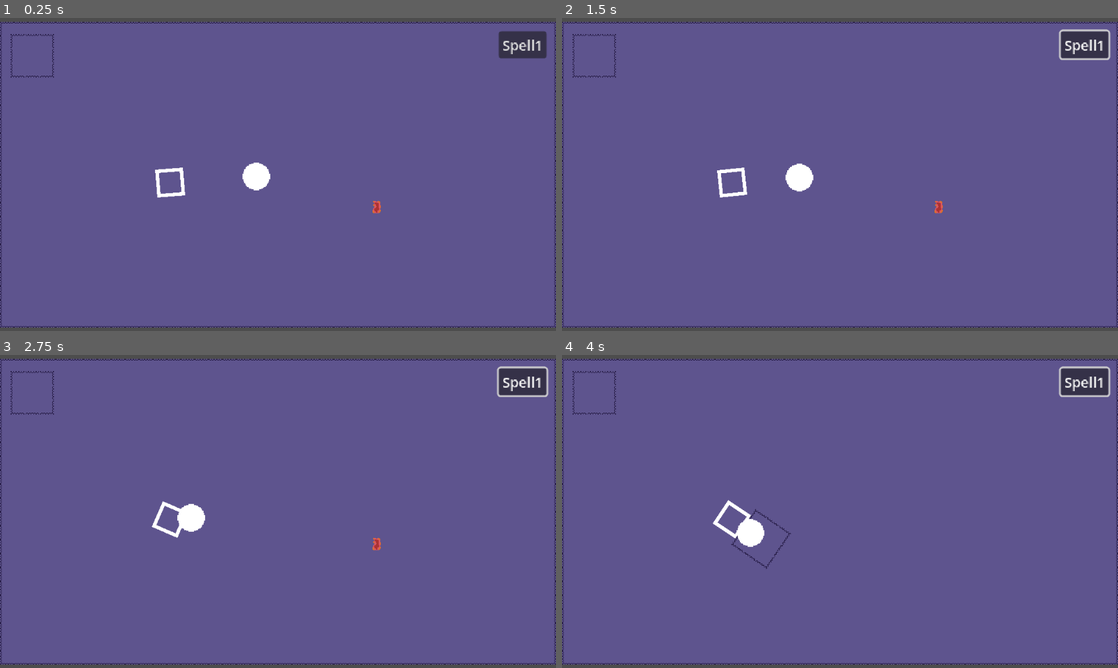
Above: before the commit, frames 1-4 (two rows, left to right).
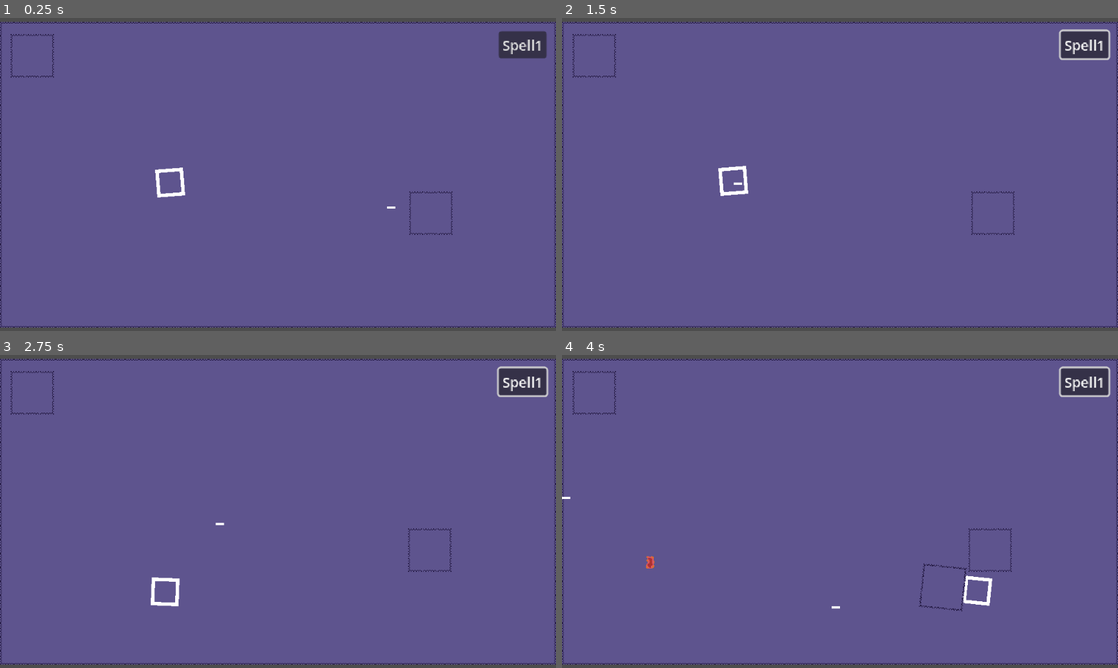
Above: after the commit, the same moments.

Repository: Enoxboo/Project-R
Game: Godot game, scene res://Levels/main_map.tscn
Two runs of this game, one before a commit and one after it. Both use one fixed random seed, a clock stepped at 60 frames per second and the inputs below.
Inputs (mouse positions are in pixels of both pictures, inside the frame that each line leads up to):
- Up to frame 1 (0.25 s): no input
- Up to frame 2 (1.5 s): click "Spell1" at 0.5 s; tap Enter at 1.25 s; move the mouse to (962, 158) at 1.27 s; press the mouse at (962, 158) at 1.28 s; hold D (move_right) from 1.28 s (still down)
- Up to frame 3 (2.75 s): move the mouse to (166, 527) at 2.02 s; release D (move_right) at 2.03 s; release the mouse at (166, 527) at 2.03 s; hold S (move_down) from 2.03 s (still down); click (166, 527) at 2.1 s
- Up to frame 4 (4 s): move the mouse to (895, 442) at 2.77 s; release S (move_down) at 2.78 s; press the mouse at (895, 442) at 2.78 s; hold D (move_right) 2.78-3.53 s; tap Space (dash) at 2.85 s; move the mouse to (812, 574) at 3.52 s; release the mouse at (812, 574) at 3.53 s; hold W (move_up) from 3.53 s (still down); right-click (812, 574) at 3.6 s; click (812, 574) at 3.8 s

The runs differ from the first frame. In frame 1, 0.5% of the frame differs, in the area x 43-82%, y 46-70%; in frame 2, 0.7%; in frame 3, 0.9%; in frame 4, 1.1%, in the area x 0-81%, y 45-82%.
Error before the commit: Parse Error: Identifier "DASH" not declared in the current scope. (res://StateMachine/States/move.gd:10)

Commit message:
feat(enemy): add ranged archer

Diff:
--- a/Enemies/Data/_enemy_data.gd
+++ b/Enemies/Data/_enemy_data.gd
@@ -2,8 +2,16 @@
 
 class_name EnemyData
 
+const ally: bool = false
+
 @export var sprite: Texture2D
 @export var speed: float = 100.0
+@export var damage: int = 1
 @export var stun_duration: float = 1
 @export var stun_resistance: float = 0.0
 @export var initial_state: String = ""
+@export var attack_sprite: Texture2D
+@export var attack_range: float = 200.0
+@export var projectile_speed: float = 1000.0
+@export var projectile_time: float = 10.0
+@export var projectile_stun: float = 1.0
--- /dev/null
+++ b/Enemies/Data/archer_data.tres
@@ -0,0 +1,14 @@
+[gd_resource type="Resource" script_class="EnemyData" load_steps=4 format=3 uid="uid://bbitfa3s8kct5"]
+
+[ext_resource type="Texture2D" uid="uid://uponwqt1ncca" path="res://Projectiles/arrow.png" id="1_04efs"]
+[ext_resource type="Script" uid="uid://b4i58ugq5b8c8" path="res://Enemies/Data/_enemy_data.gd" id="1_jmbjd"]
+[ext_resource type="Texture2D" uid="uid://hcq66343gceq" path="res://Levels/_Sprites/scene.png" id="3_t1q8a"]
+
+[resource]
+script = ExtResource("1_jmbjd")
+sprite = ExtResource("3_t1q8a")
+initial_state = "Chase"
+attack_sprite = ExtResource("1_04efs")
+attack_range = 2000.0
+projectile_speed = 200.0
+metadata/_custom_type_script = "uid://b4i58ugq5b8c8"
--- /dev/null
+++ b/Enemies/archer.tscn
@@ -0,0 +1,12 @@
+[gd_scene load_steps=4 format=3 uid="uid://cmgfukmlgbemc"]
+
+[ext_resource type="PackedScene" uid="uid://syt0a8y6s0xu" path="res://Enemies/base_enemy.tscn" id="1_ikhma"]
+[ext_resource type="Script" uid="uid://4sltsokqf5fd" path="res://StateMachine/States/attack_projectile.gd" id="2_iauhp"]
+[ext_resource type="Resource" uid="uid://bbitfa3s8kct5" path="res://Enemies/Data/archer_data.tres" id="2_m44sb"]
+
+[node name="Archer" instance=ExtResource("1_ikhma")]
+data = ExtResource("2_m44sb")
+
+[node name="AttackProjectile" type="Node" parent="StateMachine" index="2"]
+script = ExtResource("2_iauhp")
+metadata/_custom_type_script = "uid://cpfcabqaqlbxc"
--- a/Enemies/base_enemy.gd
+++ b/Enemies/base_enemy.gd
@@ -7,20 +7,23 @@
 @export var data: EnemyData
 @onready var knockback_timer: Timer = $Timers/KnockbackTimer
 @onready var stun_timer: Timer = $Timers/StunTimer
+@onready var attack_cooldown: Timer = $Timers/AttackCooldown
 
 var player: Player
-var damage: int = 1
 var max_health: int = 10
 var current_health: int
-
+var can_attack = true
 
 func _ready() -> void:
 	current_health = max_health
 	sprite.texture = data.sprite
 	player = get_tree().get_first_node_in_group("Player")
 
-
 func _on_hitbox_area_entered(area: Area2D) -> void:
 	var direction: Vector2 = (area.global_position - global_position).normalized()
 	if area.has_method("take_damage"):
-		area.take_damage(damage, direction, data.stun_duration)
+		area.take_damage(data.damage, direction, data.stun_duration)
+
+
+func _on_attack_cooldown_timeout() -> void:
+	can_attack = true
--- a/Enemies/base_enemy.tscn
+++ b/Enemies/base_enemy.tscn
@@ -65,4 +65,9 @@
 [node name="StunTimer" type="Timer" parent="Timers"]
 one_shot = true
 
+[node name="AttackCooldown" type="Timer" parent="Timers"]
+wait_time = 1.5
+one_shot = true
+
 [connection signal="area_entered" from="Hitbox" to="." method="_on_hitbox_area_entered"]
+[connection signal="timeout" from="Timers/AttackCooldown" to="." method="_on_attack_cooldown_timeout"]
--- a/Levels/main_map.tscn
+++ b/Levels/main_map.tscn
@@ -1,11 +1,10 @@
-[gd_scene load_steps=10 format=4 uid="uid://bvnkyljxinm4e"]
+[gd_scene load_steps=9 format=4 uid="uid://bvnkyljxinm4e"]
 
 [ext_resource type="Texture2D" uid="uid://hcq66343gceq" path="res://Levels/_Sprites/scene.png" id="1_0ltqd"]
 [ext_resource type="PackedScene" uid="uid://damlylql1l7of" path="res://Player/player.tscn" id="2_o06ir"]
-[ext_resource type="PackedScene" uid="uid://syt0a8y6s0xu" path="res://Enemies/base_enemy.tscn" id="3_24ut3"]
 [ext_resource type="PackedScene" uid="uid://cy4rgpb483u7c" path="res://Pickups/companion_placeholder.tscn" id="5_o45qy"]
 [ext_resource type="Resource" uid="uid://davvempunmoqd" path="res://Player/Data/eleanor_data.tres" id="6_eujtv"]
-[ext_resource type="PackedScene" uid="uid://coxir11tq0h7h" path="res://Player/Spells/Spells.tscn" id="6_t7hqy"]
+[ext_resource type="PackedScene" uid="uid://cmgfukmlgbemc" path="res://Enemies/archer.tscn" id="6_t7hqy"]
 [ext_resource type="PackedScene" uid="uid://b6kbs38w4o666" path="res://UI/SpellSelectorButton.tscn" id="7_t7hqy"]
 
 [sub_resource type="TileSetAtlasSource" id="TileSetAtlasSource_o06ir"]
@@ -46,14 +45,9 @@
 [node name="Player" parent="." instance=ExtResource("2_o06ir")]
 position = Vector2(-124, 9)
 
-[node name="BaseEnemy" parent="." instance=ExtResource("3_24ut3")]
-
 [node name="CompanionPlaceholder" parent="." instance=ExtResource("5_o45qy")]
 position = Vector2(-283, -137)
 data = ExtResource("6_eujtv")
-
-[node name="Spells" parent="." instance=ExtResource("6_t7hqy")]
-position = Vector2(113, 37)
 
 [node name="SpellSelectorButton" parent="." instance=ExtResource("7_t7hqy")]
 offset_left = 254.0
@@ -61,3 +55,6 @@
 offset_right = 254.0
 offset_bottom = -165.0
 spell_name = "fireball"
+
+[node name="Archer" parent="." instance=ExtResource("6_t7hqy")]
+position = Vector2(178, 44)
--- /dev/null
+++ b/StateMachine/States/attack_projectile.gd
@@ -0,0 +1,15 @@
+extends State
+
+func enter(_data := { }) -> void:
+	await attack()
+	finished.emit(CHASE)
+
+func physics_update(_delta: float) -> void:
+	parent.move_and_slide()
+
+func attack() -> void:
+	parent.can_attack = false
+	parent.attack_cooldown.start()
+	parent.velocity = Vector2.ZERO
+	ProjectileHelper.throw(parent, parent.data.attack_sprite, parent.data.projectile_speed, parent.data.projectile_time, parent.data.ally, parent.data.damage, parent.data.projectile_stun)
+	await get_tree().create_timer(1.5).timeout
--- a/StateMachine/States/chase.gd
+++ b/StateMachine/States/chase.gd
@@ -1,5 +1,11 @@
 extends State
 
 func physics_update(_delta: float) -> void:
-	parent.velocity = (parent.player.global_position - parent.global_position).normalized() * parent.data.speed
+	var target_position: Vector2 = parent.player.global_position
+	var self_position: Vector2 = parent.global_position
+	parent.velocity = (target_position - self_position).normalized() * parent.data.speed
 	parent.move_and_slide()
+	print("range: " + str(target_position.distance_squared_to(self_position) < parent.data.attack_range * parent.data.attack_range))
+	print("can attack: " + str(parent.can_attack))
+	if target_position.distance_squared_to(self_position) < parent.data.attack_range * parent.data.attack_range and parent.can_attack:
+		finished.emit(ATTACK_PROJECTILE)
--- a/StateMachine/state.gd
+++ b/StateMachine/state.gd
@@ -7,8 +7,12 @@
 
 const MOVE = "Move"
 const SWITCH = "Switch"
+const DASH = "Dash"
+
+const HITSTUN = "Hitstun"
 
 const CHASE = "Chase"
+const ATTACK_PROJECTILE = "AttackProjectile"
 
 var parent: CharacterBody2D
 
--- a/StateMachine/state_machine.gd
+++ b/StateMachine/state_machine.gd
@@ -31,4 +31,4 @@
 
 func _on_hit_received(direction: Vector2, time: float) -> void:
 	var data: Dictionary = { "direction": direction, "time": time }
-	_transition_to_next_state("Hitstun", data)
+	_transition_to_next_state(state.HITSTUN, data)
--- a/Utils/Helpers/projectile_helper.gd
+++ b/Utils/Helpers/projectile_helper.gd
@@ -5,6 +5,7 @@
 
 static func throw(parent, sprite, speed, time, is_ally, damage, stun):
 	var proj = PROJECTILE.instantiate()
+	var target: Vector2
 	proj.sprite_texture = sprite
 	proj.speed = speed
 	proj.traveling_time = time
@@ -12,6 +13,7 @@
 	proj.damage = damage
 	proj.stun_duration = stun
 	proj.global_position = parent.global_position
-	proj.direction = (parent.get_global_mouse_position() - parent.global_position).normalized()
+	target = parent.get_global_mouse_position() if is_ally else parent.player.global_position
+	proj.direction = (target - parent.global_position).normalized()
 	parent.get_parent().add_child(proj)
 	return proj
Not shown, added: StateMachine/States/attack_projectile.gd.uid
